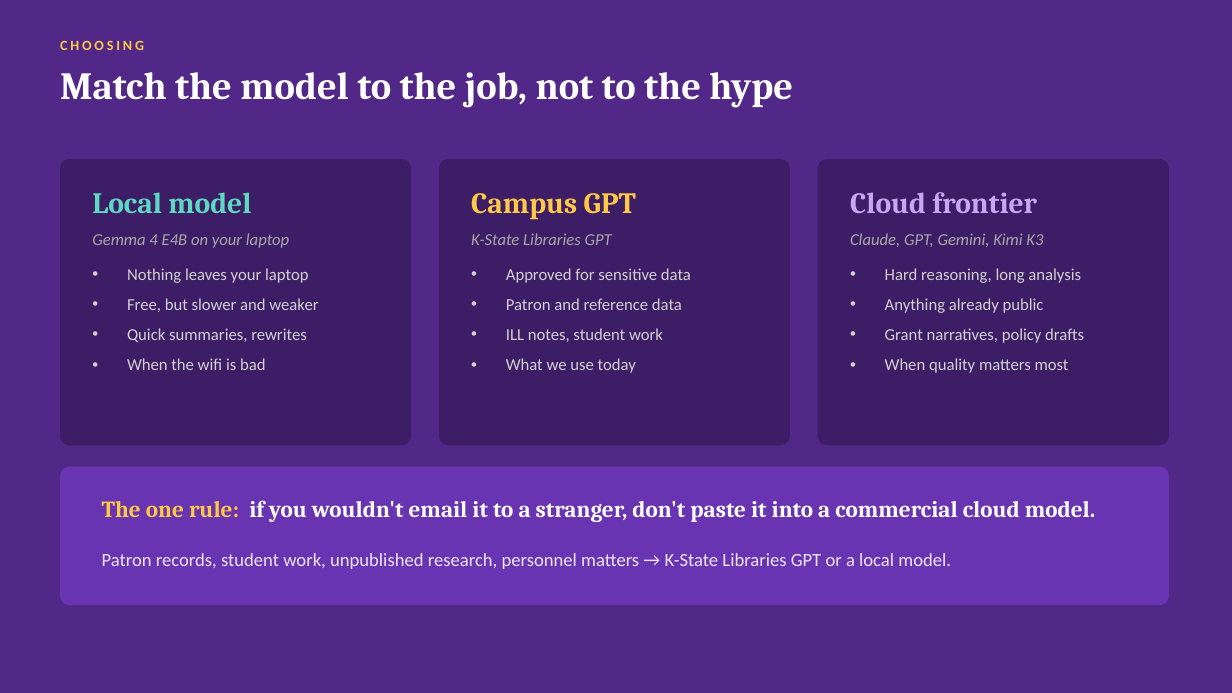
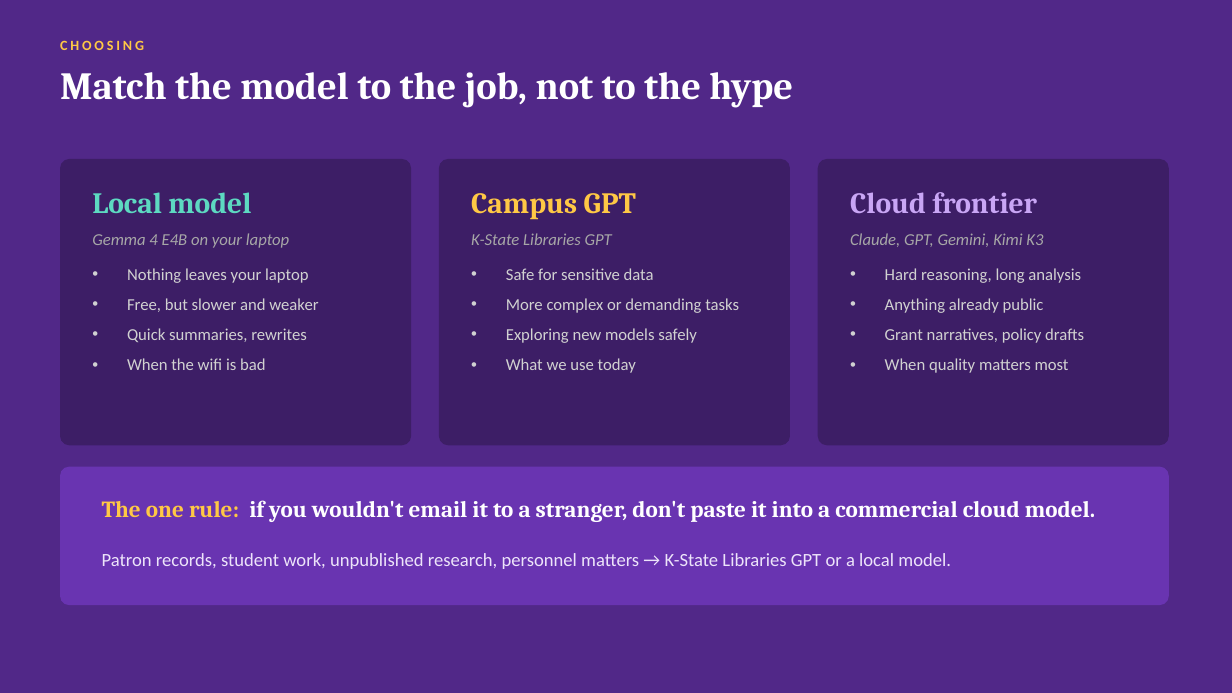
Before and after one commit to sawyerb-ksu/llms-101, a slide deck: slide 12 of LLMs-101-v2.pptx. Drawn at 1232x693 pixels with LibreOffice and Linux fonts; fonts in the diff are those of the drawing. Boxes give left, top, right and bottom in pixels: in the first picture for what was removed or moved away, otherwise in the second. Text is boxed around its words. In the diff, an @@ line names an element or a change of style, - is before the commit and + after.

```diff
--- a/LLMs-101-v2.pptx
+++ b/LLMs-101-v2.pptx
@@ text at (506,268,739,343): text changed @@
-• Approved for sensitive data
-• Patron and reference data
-• ILL notes, student work
+• Safe for sensitive data
+• More complex or demanding tasks
+• Exploring new models safely
```
Also in this commit, not shown: 4 other slides changed, 1 other file.
